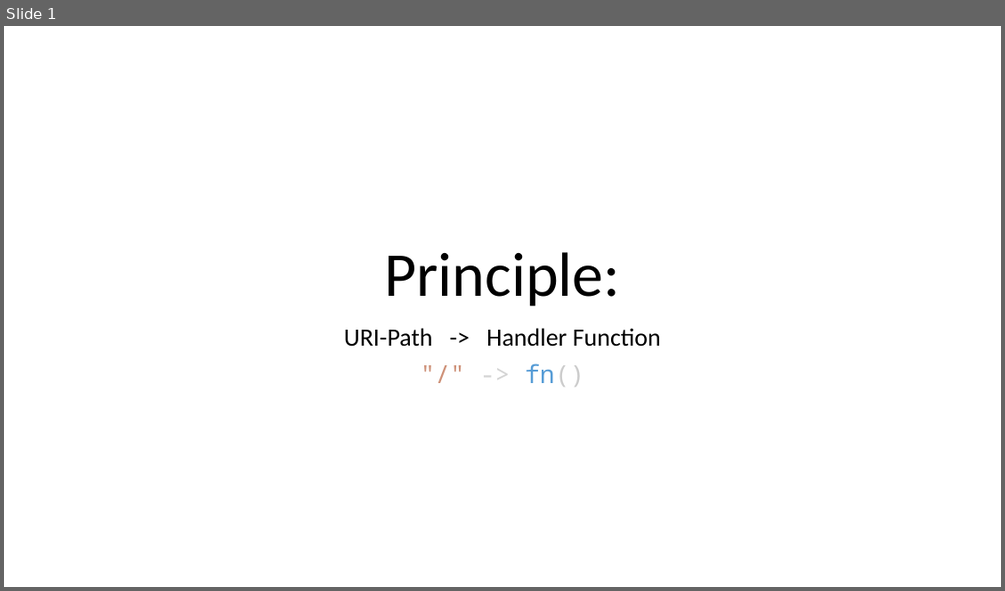
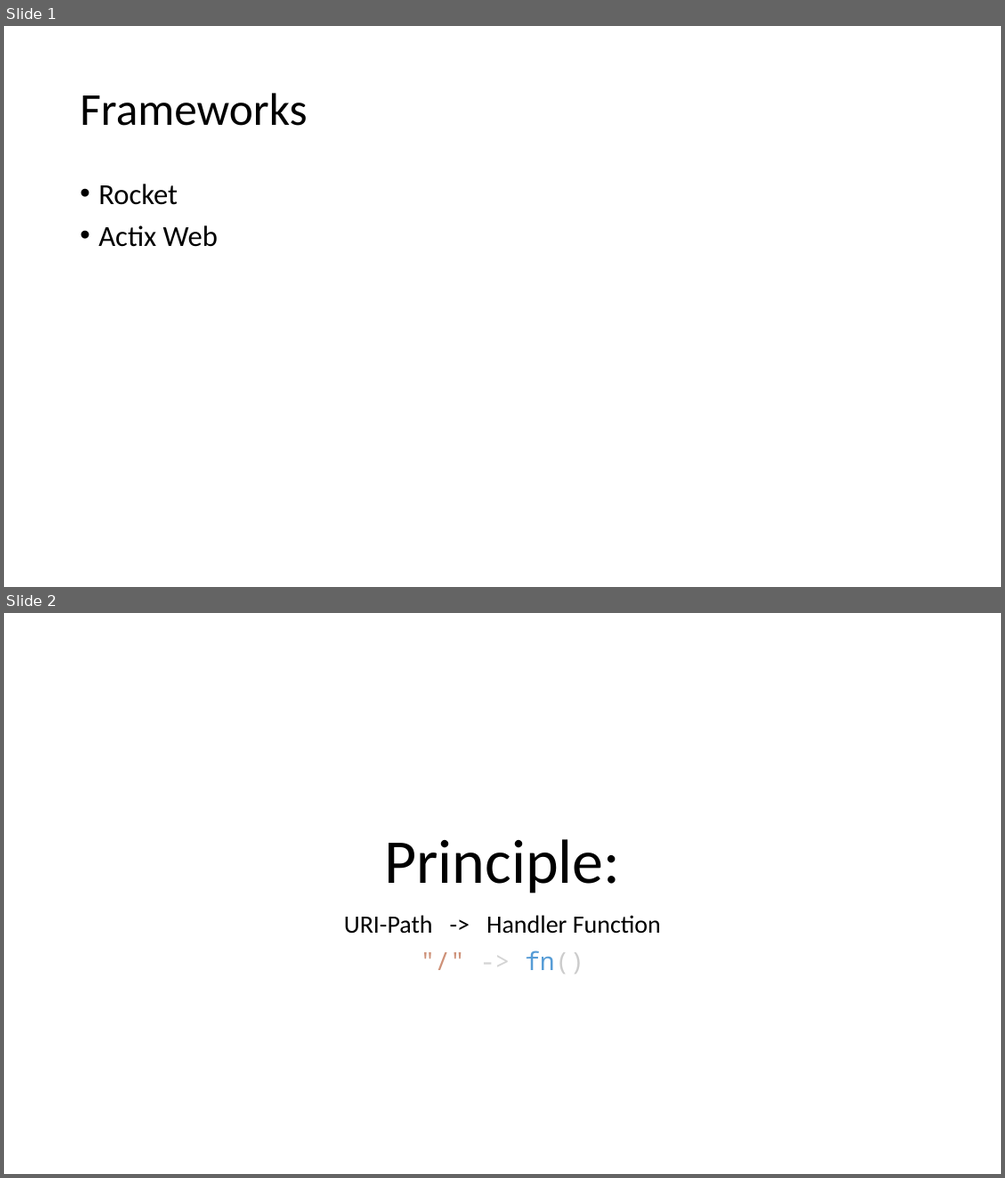
Before and after one commit to floscodes/actix_talk, a slide deck: Pres.pptx. Shown one above the other, each under a label of ours: slide 1 before the commit, slides 1 and 2 after it. The pictures are 1005x591 and 1005x1178 pixels, drawn with LibreOffice and Linux fonts; fonts in the diff are those of the drawing. Boxes give left, top, right and bottom in pixels: in the first picture for what was removed or moved away, otherwise in the second. Text is boxed around its words. In the diff, an @@ line names an element or a change of style, - is before the commit and + after.

```diff
--- a/Pres.pptx
+++ b/Pres.pptx
@@ slide 1 added at [4, 26, 1001, 587], background #FFFFFF @@
@@ title added at [80, 93, 307, 126], 44 pt, text #000000 @@
+Frameworks
@@ text added at [98, 184, 218, 247], 28 pt, text #000000 @@
+• Rocket
+• Actix Web
@@ what was slide 1 is now slide 2 @@
```
Also in this commit, not shown: 1 other slide added, 1 slide removed, 1 other file.
